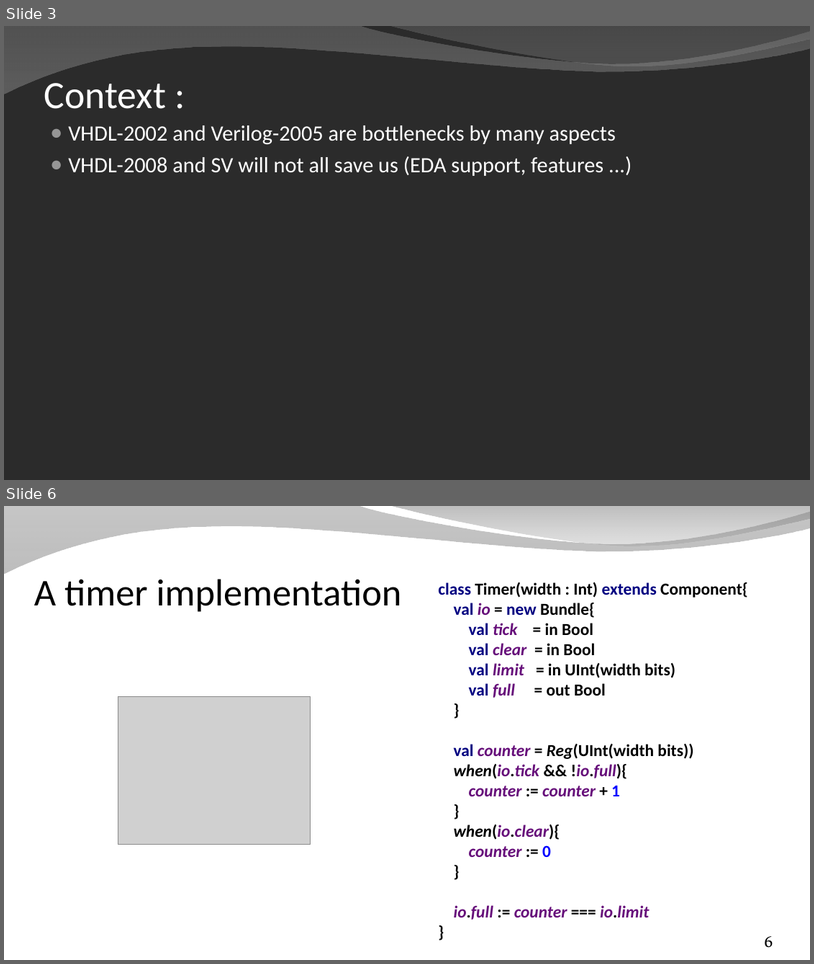
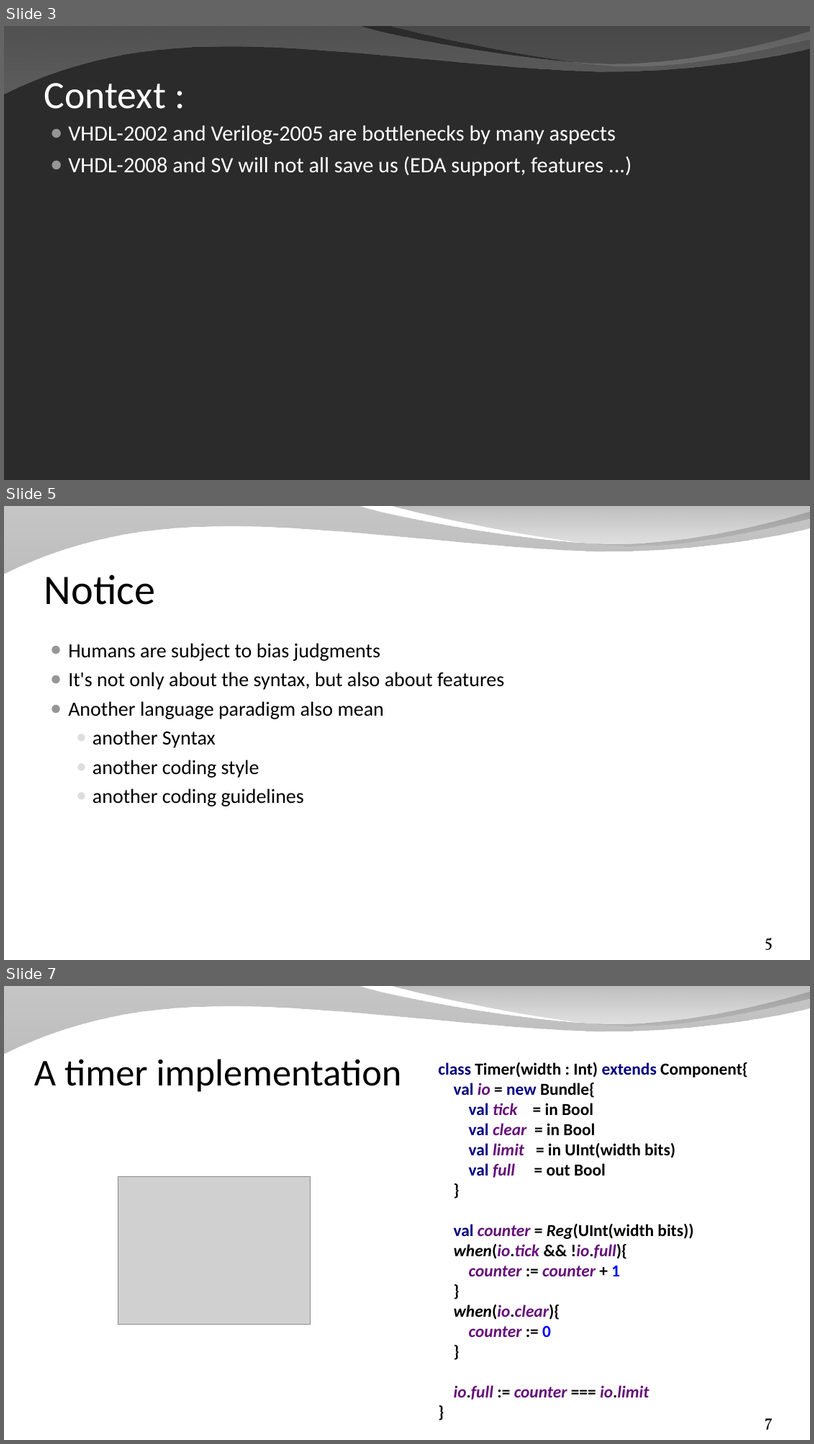
Before and after one commit to SpinalHDL/SpinalDoc, a slide deck: presentation/en/workshop/taste.odp. Shown one above the other, each under a label of ours: slides 3 and 6 before the commit, slides 3, 5 and 7 after it; the slides between them are not shown. The pictures are 814x964 and 814x1444 pixels, drawn with LibreOffice and Linux fonts; fonts in the diff are those of the drawing; grey boxes stand for pictures; background and template pictures are left out; a plain dark background stands for a picture behind light text. Boxes give left, top, right and bottom in pixels: in the first picture for what was removed or moved away, otherwise in the second. Text is boxed around its words. In the diff, an @@ line names an element or a change of style, - is before the commit and + after.

```diff
--- a/presentation/en/workshop/taste.odp
+++ b/presentation/en/workshop/taste.odp
@@ slide 5 added at (4,506,810,960), background picture (left out); not listed: 2 template elements that a slide beside it also shows @@
@@ title added at (44,574,155,605), 50 pt, text #000000 @@
+Notice
@@ text added at (68,643,504,806), 24 pt, text #000000 @@
+● Humans are subject to bias judgments
+● It's not only about the syntax, but also about features
+● Another language paradigm also mean
+  ● another Syntax
+  ● another coding style
+  ● another coding guidelines
@@ page number added at (765,937,773,950), 20 pt, text #000000 @@
+5
@@ what was slide 6 is now slide 7 @@
@@ page number at (765,1418,773,1430): text changed @@
-6
+7
```
Also in this commit, not shown: 4 slides changed, 2 other files.
